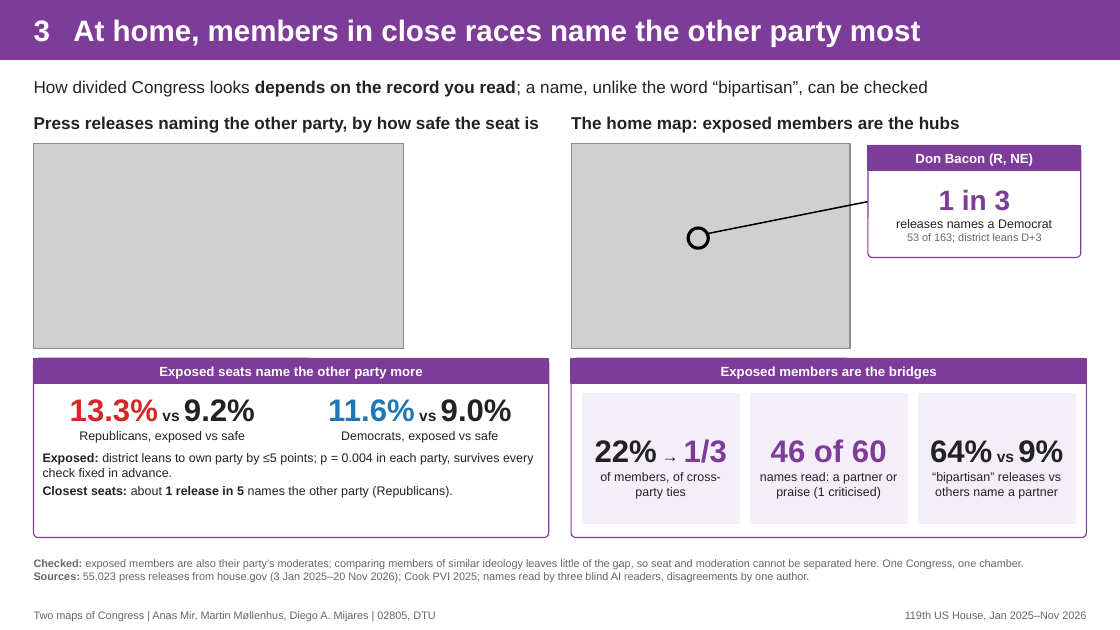
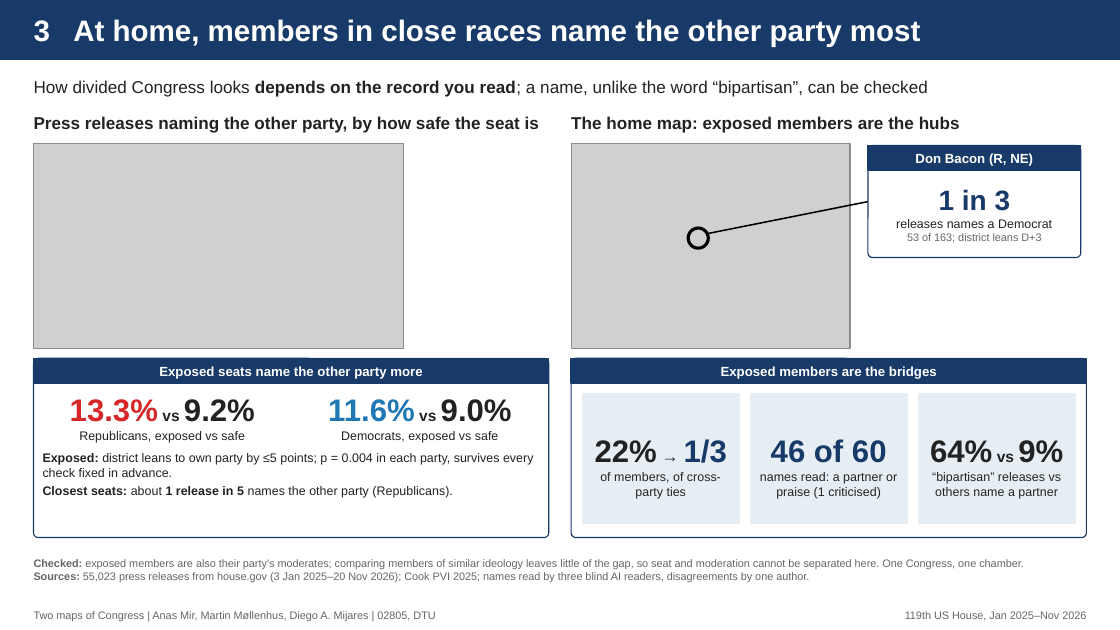
Before and after one commit to martinmoll/SocialGraphsAndInteractions, a slide deck: slide 3 of project/report/slides/slides.pptx. Drawn at 1120x630 pixels with LibreOffice and Linux fonts; fonts in the diff are those of the drawing; grey boxes stand for pictures. Boxes give left, top, right and bottom in pixels: in the first picture for what was removed or moved away, otherwise in the second. Text is boxed around its words. In the diff, an @@ line names an element or a change of style, - is before the commit and + after.

```diff
--- a/project/report/slides/slides.pptx
+++ b/project/report/slides/slides.pptx
@@ text at [939,189,1011,211]: text colour #7D3C98 to #183A68 in "1 in 3" @@
@@ fill #7D3C98 to #183A68; outline #7D3C98 1 pt to #183A68 1 pt in 4 elements at [0,0,1120,59], [868,146,1081,170], [34,358,549,383], [571,358,1086,383] @@
@@ outline #7D3C98 0.75 pt to #183A68 0.75 pt in 3 elements at [868,146,1081,258], [34,358,549,538], [571,358,1086,538] @@
@@ text "22% → 1/3" at [595,439,727,463]: text colour #7D3C98 to #183A68 in "1/3" @@
@@ rectangle at [582,394,739,523]: fill #F3EEF7 to #E6EEF3; outline #F3EEF7 1 pt to #E6EEF3 1 pt @@
@@ text "46 of 60" at [771,439,887,463]: text colour #7D3C98 to #183A68 @@
@@ rectangle at [750,394,907,523]: fill #F3EEF7 to #E6EEF3; outline #F3EEF7 1 pt to #E6EEF3 1 pt @@
```
Also in this commit, not shown: 2 other slides changed, 5 other files.
